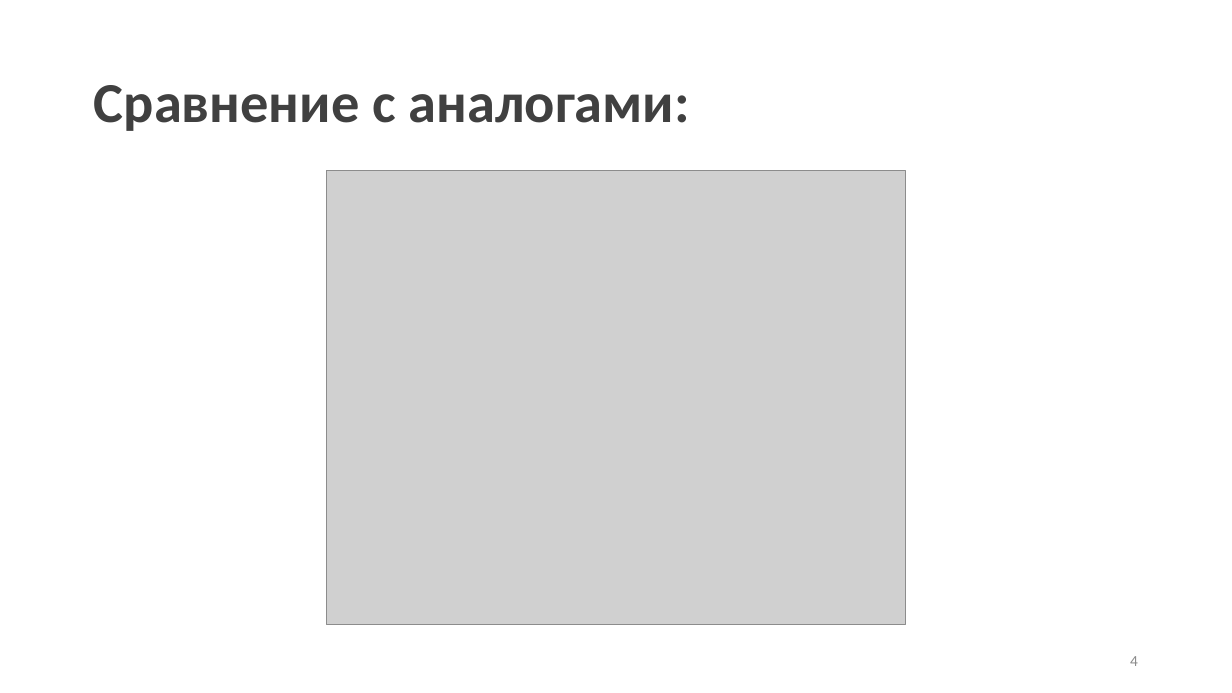
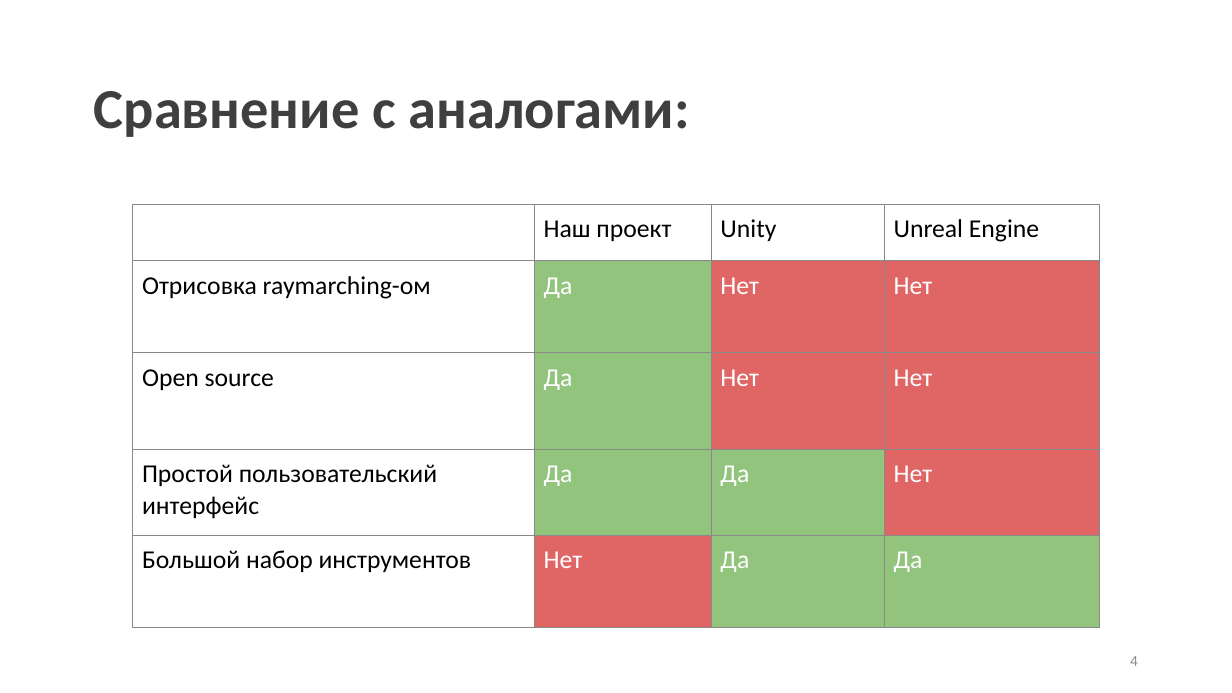
Before and after one commit to DmitriyVlasovDV1/CppRMRT, a slide deck: slide 4 of doc/presentation.pptx. Drawn at 1232x693 pixels with LibreOffice and Linux fonts; fonts in the diff are those of the drawing; grey boxes stand for pictures. Boxes give left, top, right and bottom in pixels: in the first picture for what was removed or moved away, otherwise in the second. Text is boxed around its words. In the diff, an @@ line names an element or a change of style, - is before the commit and + after.

```diff
--- a/doc/presentation.pptx
+++ b/doc/presentation.pptx
@@ title "Сравнение с аналогами:" at box(94, 91, 690, 137): text colour #404040 to #3F3F3F @@
@@ picture removed at box(326, 171, 906, 625) @@
@@ table added at box(133, 204, 1099, 628), 5 rows, 4 columns @@
+ | Наш проект | Unity | Unreal Engine
+Отрисовка raymarching-ом | Да | Нет | Нет
+Open source | Да | Нет | Нет
+Простой пользовательский интерфейс | Да | Да | Нет
+Большой набор инструментов | Нет | Да | Да
```
Also in this commit, not shown: 4 other slides changed, 4 slides added, 2 slides removed, 12 other files.
